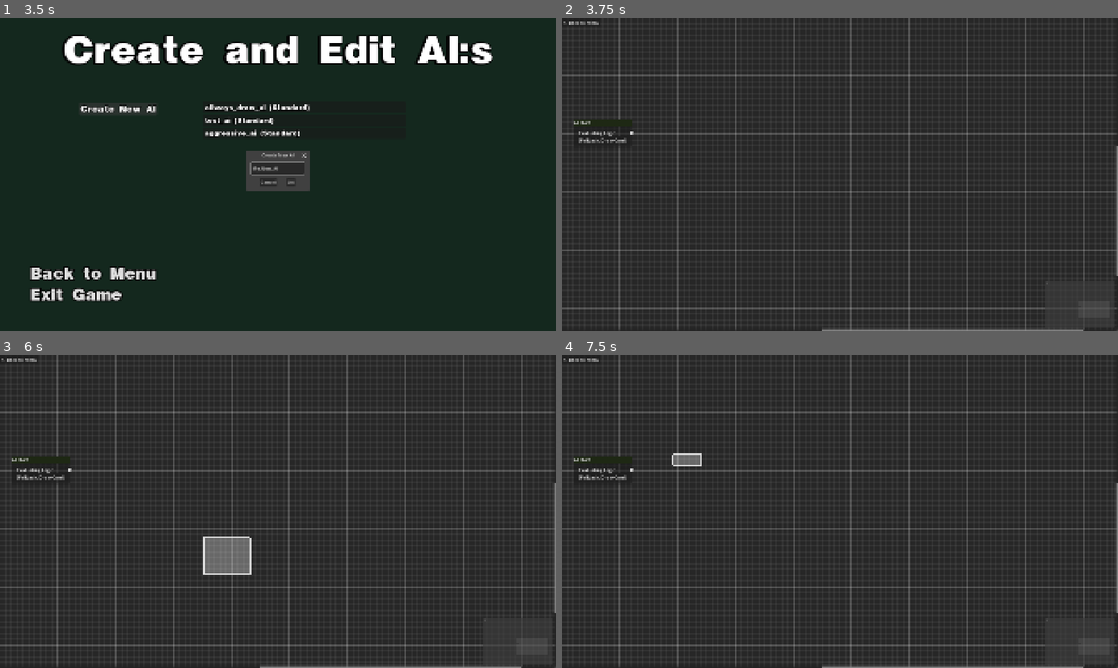
Above: before the commit, frames 1-4 (two rows, left to right).
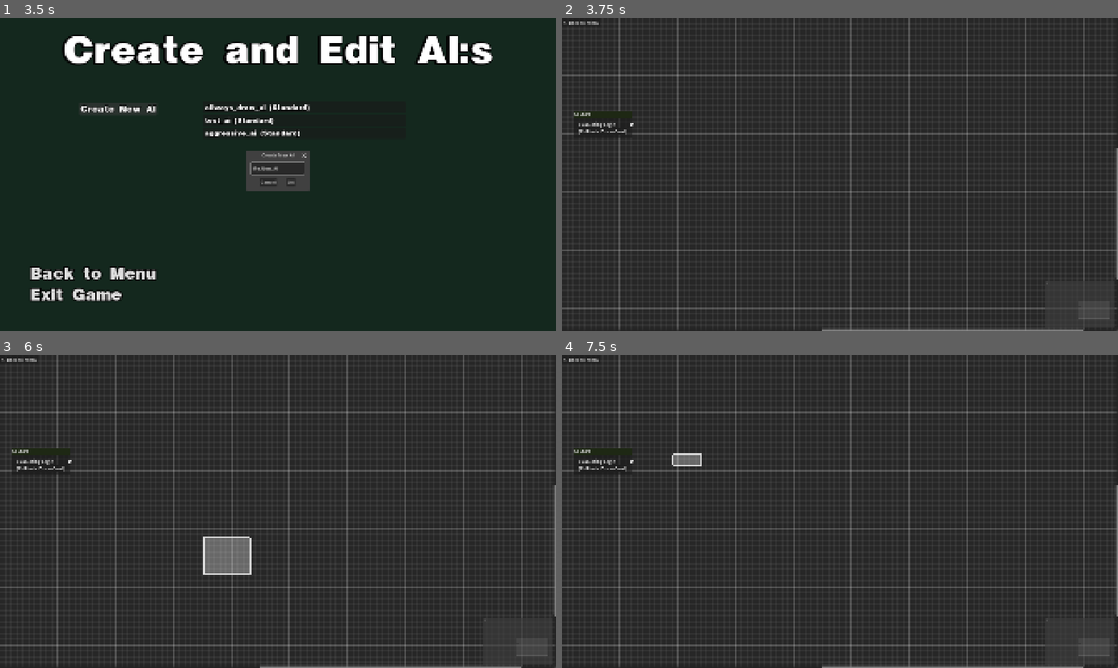
Above: after the commit, the same moments.

Repository: JontePonte/UNO-utlimate-ai-simulator
Game: Godot game, scene res://ai_editor/AIEditor.tscn
Same seed, same stepped clock (60 frames per second), same inputs: the game is played once before the commit and once after it. This scene is started directly instead of the project's main scene.
Inputs (mouse positions are in pixels of both pictures, inside the frame that each line leads up to):
- Up to frame 1 (3.5 s): tap Enter at 0.5 s; move the mouse to (400, 158) at 0.52 s; tap U at 0.6 s; click (400, 158) at 0.67 s; click "<- Back to Menu" at 1.25 s; click "Create New AI" at 2 s; click "Create New AI" at 2.75 s
- Up to frame 2 (3.75 s): click "OK" at 3.5 s
- Up to frame 3 (6 s): tap Space at 4.25, 5.75 s; drag from (38, 470) to (250, 574) at 4.27 s; tap Enter at 5 s; move the mouse to (333, 442) at 5.02 s; tap U at 5.1 s; click (333, 442) at 5.17 s; drag from (250, 574) to (111, 464) at 5.77 s
- Up to frame 4 (7.5 s): move the mouse to (1006, 558) at 6.52 s; tap U at 6.6 s; click (1006, 558) at 6.67 s; tap Enter at 7.25 s; drag from (673, 464) to (756, 433) at 7.27 s

Frame 1 is identical in both runs. In frame 2, 0.5% of the frame differs, in the area x 2-100%, y 29-97%; in frame 3, 0.5%; in frame 4, 0.5%.

Commit message:
small improvements to play action node and editor

Diff:
--- a/uno-ultimate-ai-simulator/ai_editor/ActionPlayNode.tscn
+++ b/uno-ultimate-ai-simulator/ai_editor/ActionPlayNode.tscn
@@ -13,7 +13,7 @@
 offset_bottom = 95.0
 theme_override_styles/titlebar = SubResource("StyleBoxFlat_ktnyg")
 theme_override_styles/titlebar_selected = SubResource("StyleBoxFlat_cphd1")
-title = "Action: Draw Card"
+title = "Action: Play Card"
 slot/0/left_enabled = false
 slot/0/left_type = 0
 slot/0/left_color = Color(1, 1, 1, 1)
--- a/uno-ultimate-ai-simulator/ai_editor/ai_editor.gd
+++ b/uno-ultimate-ai-simulator/ai_editor/ai_editor.gd
@@ -53,7 +53,7 @@
 
 	# 3. Placera den snyggt på vänster sida av duken (X=100, Y=200)
 	graph_edit.scroll_offset = Vector2.ZERO # Tvingar kameran till startpunkten
-	root.position_offset = Vector2(40, 350)
+	root.position_offset = Vector2(40, 320)
 
 	root.gui_input.connect(_on_node_gui_input.bind(root))
 
